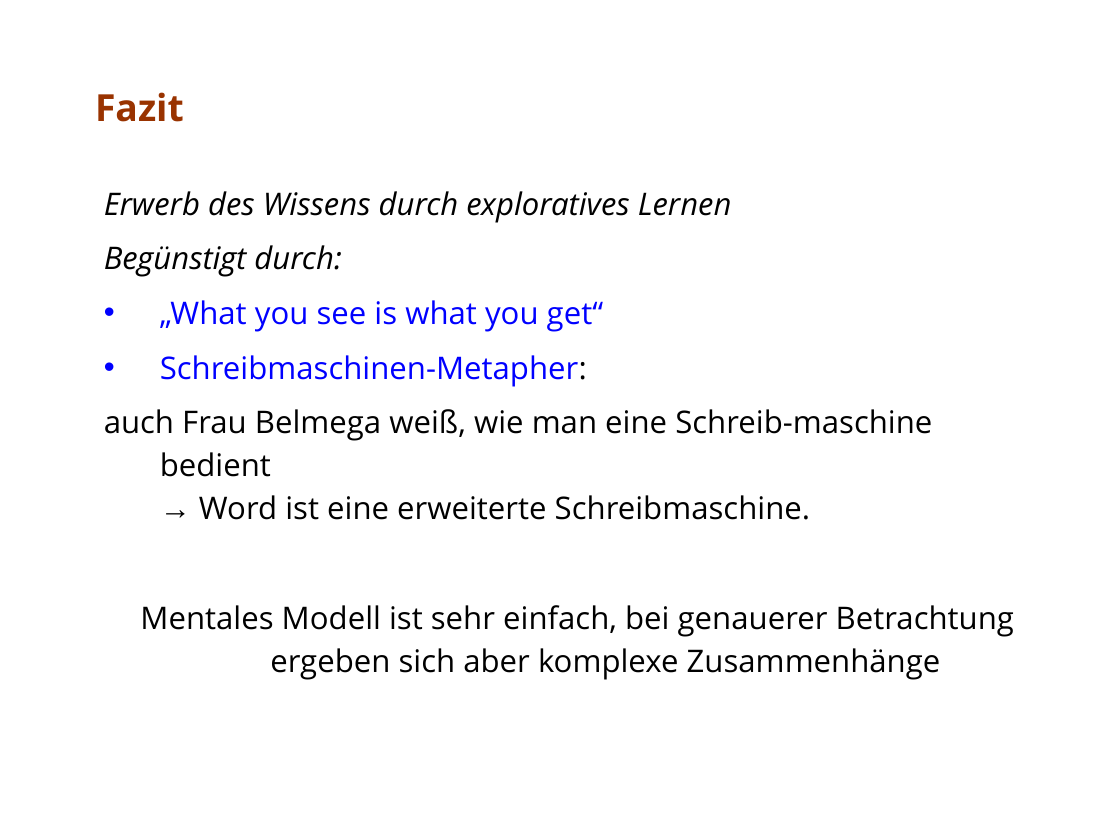
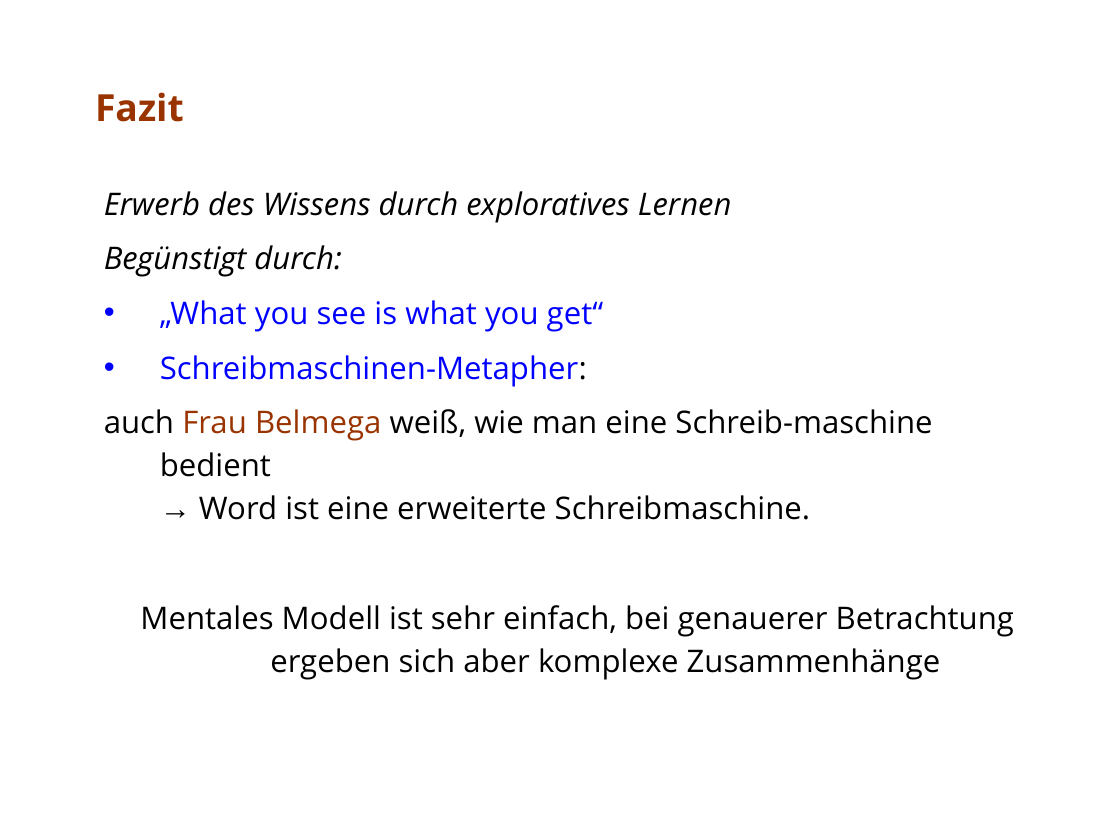
Before and after one commit to stzschoppe/sw-ergonomie, a slide deck: slide 11 of aufgabe7/office/Team7.ppt. Drawn at 1120x840 pixels with LibreOffice and Linux fonts; fonts in the diff are those of the drawing. Boxes give left, top, right and bottom in pixels: in the first picture for what was removed or moved away, otherwise in the second. Text is boxed around its words. In the diff, an @@ line names an element or a change of style, - is before the commit and + after.

```diff
--- a/aufgabe7/office/Team7.ppt
+++ b/aufgabe7/office/Team7.ppt
@@ subtitle at (104, 409, 932, 520): text colour #000000 to #993300 in "Frau Belmega" @@
```
Also in this commit, not shown: 3 other slides changed, 2 other files.
